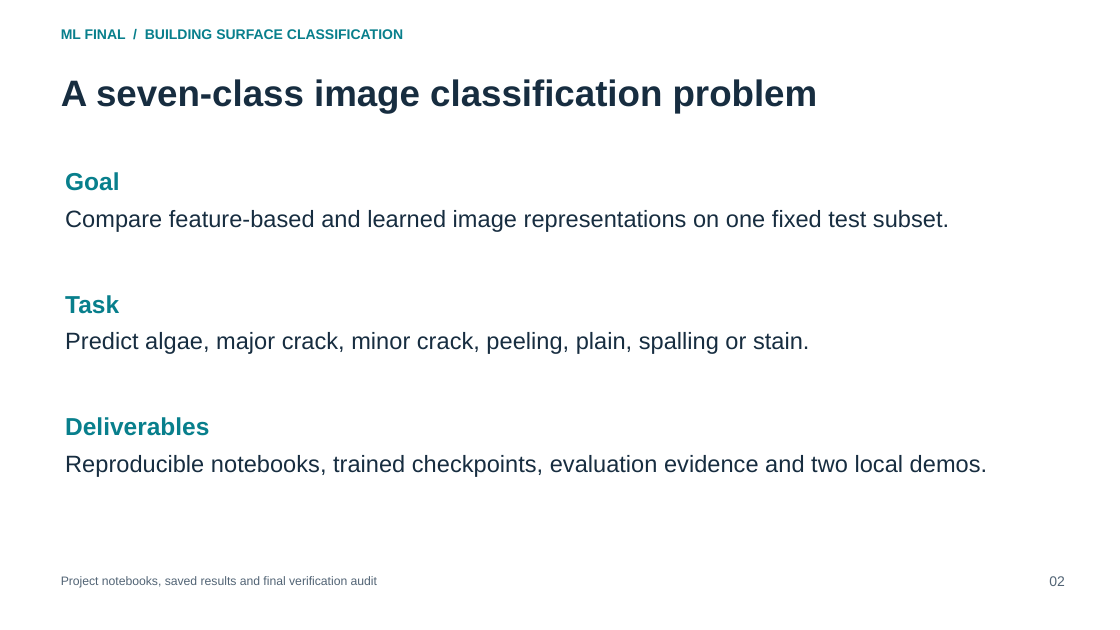
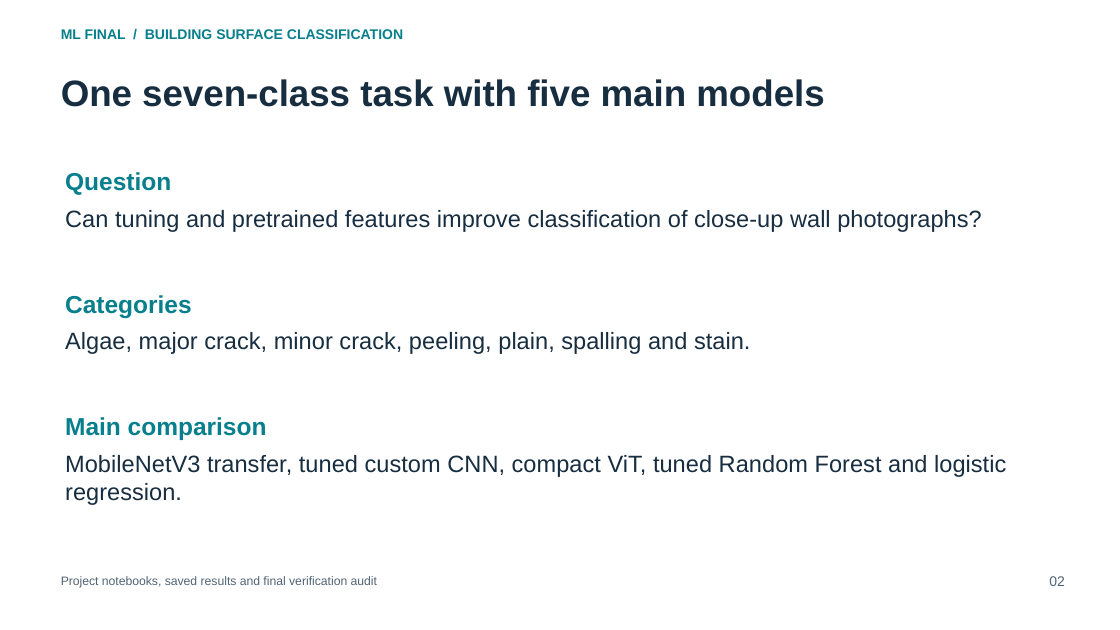
Before and after one commit to darau77/Finalski, a slide deck: slide 2 of docs/Final_Presentation.pptx. Drawn at 1120x630 pixels with LibreOffice and Linux fonts; fonts in the diff are those of the drawing. Boxes give left, top, right and bottom in pixels: in the first picture for what was removed or moved away, otherwise in the second. Text is boxed around its words. In the diff, an @@ line names an element or a change of style, - is before the commit and + after.

```diff
--- a/docs/Final_Presentation.pptx
+++ b/docs/Final_Presentation.pptx
@@ text at (x1=61, y1=79, x2=824, y2=107): text changed @@
-A seven-class image classification problem
+One seven-class task with five main models
@@ text at (x1=65, y1=172, x2=171, y2=195): text changed @@
-Goal
+Question
@@ text at (x1=65, y1=210, x2=982, y2=232): text changed @@
-Compare feature-based and learned image representations on one fixed test subset.
+Can tuning and pretrained features improve classification of close-up wall photographs?
@@ text at (x1=65, y1=295, x2=192, y2=318): text changed @@
-Task
+Categories
@@ text at (x1=65, y1=332, x2=750, y2=354): text changed @@
-Predict algae, major crack, minor crack, peeling, plain, spalling or stain.
+Algae, major crack, minor crack, peeling, plain, spalling and stain.
@@ text at (x1=65, y1=417, x2=267, y2=440): text changed @@
-Deliverables
+Main comparison
@@ text at (x1=65, y1=455, x2=1006, y2=505): text changed @@
-Reproducible notebooks, trained checkpoints, evaluation evidence and two local demos.
+MobileNetV3 transfer, tuned custom CNN, compact ViT, tuned Random Forest and logistic regression.
```
Also in this commit, not shown: 18 other slides changed, 4 slides added, 1 slide removed, 25 other files.
